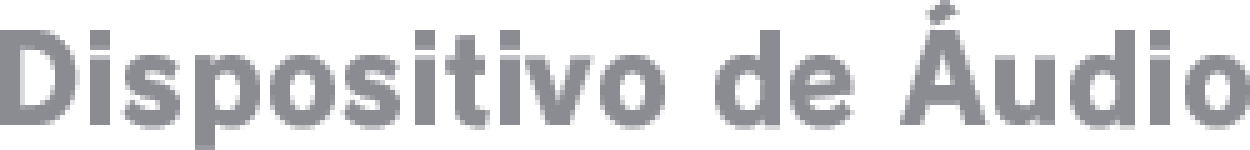
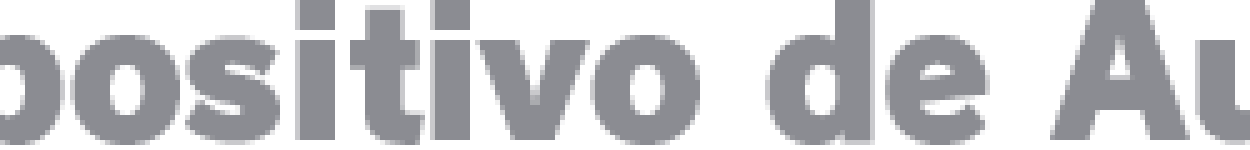
Revision of a layered w=1250, h=150 image; what changed, layer by layer:
hid "Dispositivo de Áudio" (1st of 2) over [0, 0, 1250, 150]
added layer "Dispositivo de Áudio" (2nd of 2) above "Audio Device" over [0, 0, 1250, 145]
